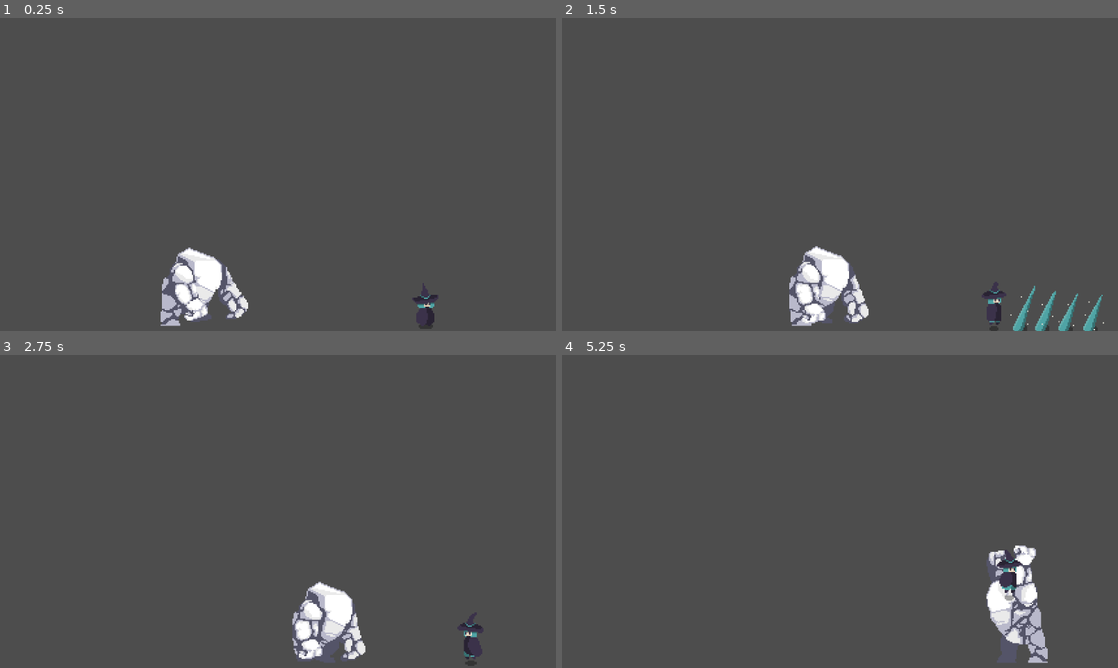
Above: before the commit, frames 1-4 (two rows, left to right).
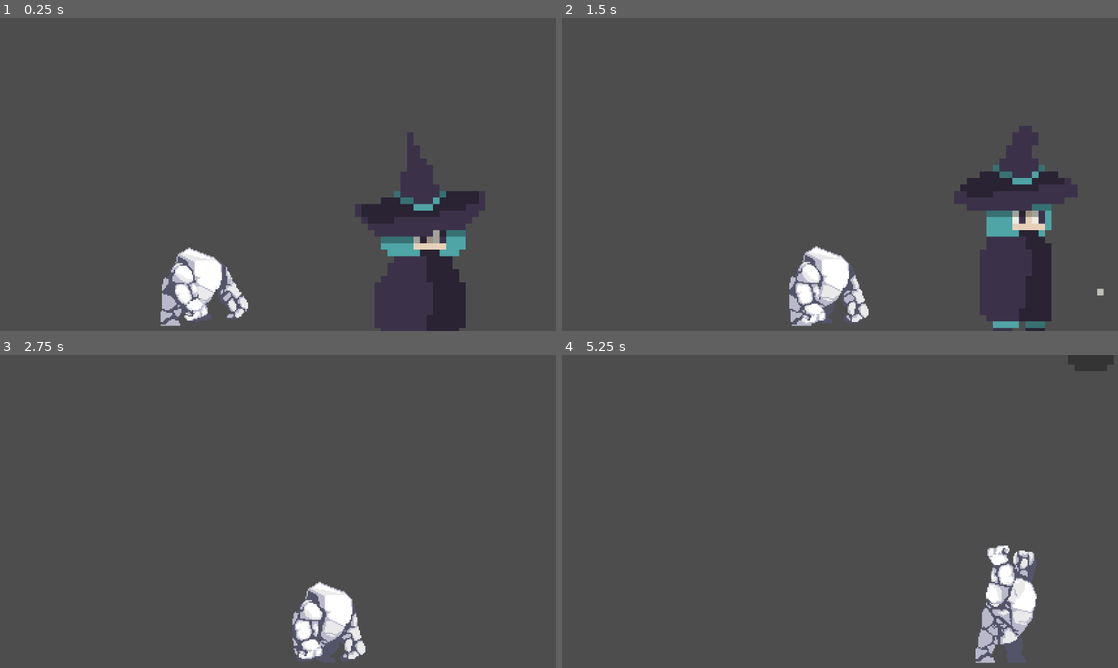
Above: after the commit, the same moments.

Repository: jerichom08/csci499-capstone
Game: Godot game, scene res://scenes/test_joey.tscn
Two runs of this game, one before a commit and one after it. Both use one fixed random seed, a clock stepped at 60 frames per second and the inputs below.
Inputs:
- Up to frame 1 (0.25 s): no input
- Up to frame 2 (1.5 s): tap Enter (ui_accept) at 0.5 s; hold Right (move_right) from 0.53 s (still down); tap Z (attack) at 0.6 s; tap Up (jump) at 0.77, 0.8, 1.07, 1.35 s
- Up to frame 3 (2.75 s): tap Up (jump) at 1.52, 1.82, 2.3 s; tap Z (attack) at 1.55, 2.1 s; release Right (move_right) at 2.03 s; hold Left (move_left) from 2.03 s (still down)
- Up to frame 4 (5.25 s): release Left (move_left) at 2.78 s; hold Right (move_right) 2.78-4.28 s; tap Z (attack) at 2.85, 4.35, 5.1 s; tap Up (jump) at 3.02, 3.32, 3.6, 3.77, 4.07, 4.52, 4.82 s; hold Left (move_left) 4.28-5.03 s; hold Right (move_right) from 5.03 s (still down)

The runs differ from the first frame. In frame 1, 7.6% of the frame differs, in the area x 63-88%, y 36-100%; in frame 2, 7.8%, in the area x 70-98%, y 34-100%; in frame 3, 0.4%; in frame 4, 3.2%.

Commit message:
updated player scaling
-upscaled to 5x to work with current levels

Diff:
--- a/scenes/player.tscn
+++ b/scenes/player.tscn
@@ -195,15 +195,17 @@
 
 [node name="AnimatedSprite2D" type="AnimatedSprite2D" parent="." unique_id=1186379679]
 position = Vector2(0, -16)
+scale = Vector2(5, 5)
 sprite_frames = SubResource("SpriteFrames_fjrip")
 animation = &"attack"
 autoplay = "idle"
 
 [node name="CollisionShape2D" type="CollisionShape2D" parent="." unique_id=627055643]
 position = Vector2(0, -12)
+scale = Vector2(5, 5)
 shape = SubResource("CapsuleShape2D_smehm")
 
 [node name="AttackSpawn" type="Marker2D" parent="." unique_id=590516098]
-position = Vector2(51, -16)
+position = Vector2(255, -16)
 
 [connection signal="animation_finished" from="AnimatedSprite2D" to="." method="_on_animated_sprite_2d_animation_finished"]
--- a/scenes/test-level.tscn
+++ b/scenes/test-level.tscn
@@ -9,7 +9,6 @@
 [node name="Player" parent="." unique_id=2085610372 instance=ExtResource("1_tny1j")]
 
 [node name="Camera2D" type="Camera2D" parent="." unique_id=1359601901]
-zoom = Vector2(4, 4)
 
 [node name="Floor" type="StaticBody2D" parent="." unique_id=306388270]
 position = Vector2(0, 36)
--- a/scripts/character_body_2d.gd
+++ b/scripts/character_body_2d.gd
@@ -2,16 +2,16 @@
 
 @export var attack_scene: PackedScene
 
-const maxSpeed = 150.0
-const jumpVelocity = -200.0
-const gravity = 400.0
+const maxSpeed = 150.0 * 5
+const jumpVelocity = -200.0 * 5
+const gravity = 400.0 * 5
 
 # 1500 2000 800 tight
 # 500 600 300 floaty
 # 600 800 600 perfect
-const acceleration = 600.0
-const deceleration = 800.0
-const airAcceleration = 600.0
+const acceleration = 600.0 * 5
+const deceleration = 800.0 * 5
+const airAcceleration = 600.0 * 5
 
 @onready var sprite = $AnimatedSprite2D
 var is_attacking := false
@@ -57,8 +57,10 @@
 func spawn_attack():
 	var attack = attack_scene.instantiate()
 	add_child(attack)
+	attack.scale.x *= 5
+	attack.scale.y *= 5
 	attack.global_position = $AttackSpawn.global_position
-	attack.scale.x = -1 if sprite.flip_h else 1
+	attack.scale.x *= -1 if sprite.flip_h else 1
 
 func _on_animated_sprite_2d_animation_finished() -> void:
 	if sprite.animation == "attack":
